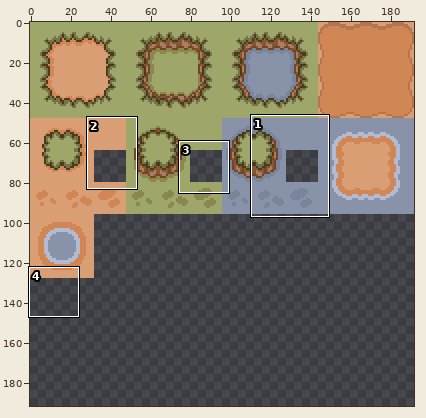
Two states of a pixel-art file, Design/terrains-tileset.aseprite. The first picture is a wide view before the edit; the outline marks the close-up.
Close-up. The starting point:
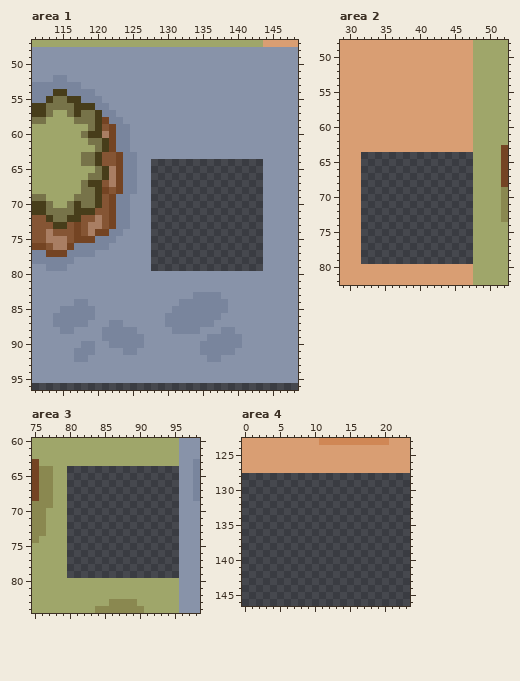
192x192 pixels, 1 frame. Shown: area 1: x 111..148, y 47..96; area 2: x 29..52, y 48..82; area 3: x 75..98, y 60..84; area 4: x 0..23, y 123..146. The commit also changed other parts of the picture, which this record leaves out.
After:
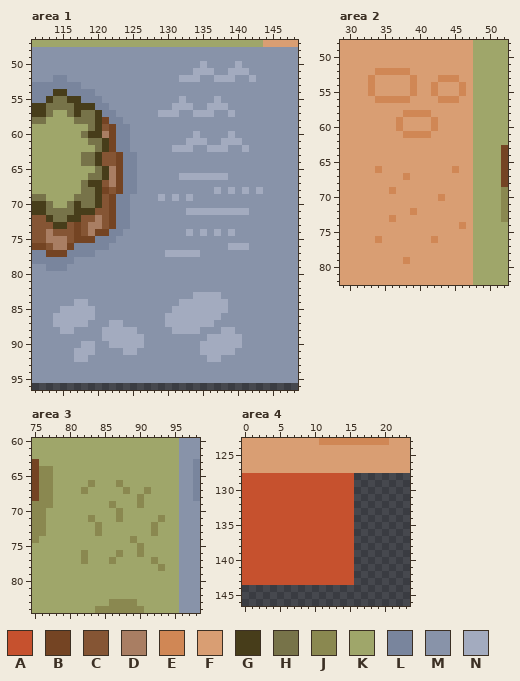
Palette (. is transparent): A #c6512e  B #744423  C #855534  D #a97e63  E #d08755  F #d99e73  G #473d1a  H #777349  J #8a8850  K #9fa66a  L #79859d  M #8893a9  N #a3abbf
Difference:
Area 1:
y 50: x 135 M -> N; x 140 M -> N
y 51: x 134..136 MMM -> NNN; x 139..141 MMM -> NNN
y 52: x 132..134 MMM -> NNN; x 137..139 MMM -> NNN; x 142 M -> N
y 55: x 132 M -> N; x 137 M -> N
y 56: x 131..133 MMM -> NNN; x 136..138 MMM -> NNN
y 57: x 129..131 MMM -> NNN; x 134..136 MMM -> NNN; x 139 M -> N
y 60: x 134 M -> N; x 139 M -> N
y 61: x 133..135 MMM -> NNN; x 138..140 MMM -> NNN
y 62: x 131..133 MMM -> NNN; x 136..138 MMM -> NNN; x 141 M -> N
y 64..65: x 128..143 ................ -> MMMMMMMMMMMMMMMM
y 66: x 128..143 ................ -> MMMMNNNNNNNMMMMM
y 67: x 128..143 ................ -> MMMMMMMMMMMMMMMM
y 68: x 128..143 ................ -> MMMMMMMMMNMNMNMN
y 69: x 128..143 ................ -> MNMNMNMMMMMMMMMM
y 70: x 128..143 ................ -> MMMMMMMMMMMMMMMM
y 71: x 128..143 ................ -> MMMMMNNNNNNNNNMM
y 72..73: x 128..143 ................ -> MMMMMMMMMMMMMMMM
y 74: x 128..143 ................ -> MMMMMNMNMNMNMMMM
y 75: x 128..143 ................ -> MMMMMMMMMMMMMMMM
y 76: x 128..143 ................ -> MMMMMMMMMMMNNNMM
y 77: x 128..143 ................ -> MMNNNNNMMMMMMMMM
y 78..79: x 128..143 ................ -> MMMMMMMMMMMMMMMM
y 83: x 134..137 LLLL -> NNNN
y 84: x 117..118 LL -> NN; x 132..138 LLLLLLL -> NNNNNNN
y 85: x 115..119 LLLLL -> NNNNN; x 131..138 LLLLLLLL -> NNNNNNNN
y 86: x 114..119 LLLLLL -> NNNNNN; x 130..137 LLLLLLLL -> NNNNNNNN
y 87: x 114..118 LLLLL -> NNNNN; x 122..123 LL -> NN; x 130..136 LLLLLLL -> NNNNNNN
y 88: x 115..116 LL -> NN; x 121..125 LLLLL -> NNNNN; x 131..134 LLLL -> NNNN; x 138..139 LL -> NN
y 89: x 121..126 LLLLLL -> NNNNNN; x 136..140 LLLLL -> NNNNN
y 90: x 118..119 LL -> NN; x 122..126 LLLLL -> NNNNN; x 135..140 LLLLLL -> NNNNNN
y 91: x 117..119 LLL -> NNN; x 124..125 LL -> NN; x 135..139 LLLLL -> NNNNN
y 92: x 117..118 LL -> NN; x 136..137 LL -> NN
Area 2:
y 52: x 34..38 FFFFF -> EEEEE
y 53: x 33 F -> E; x 39 F -> E; x 43..45 FFF -> EEE
y 54..55: x 33 F -> E; x 39 F -> E; x 42 F -> E; x 46 F -> E
y 56: x 34..38 FFFFF -> EEEEE; x 43..45 FFF -> EEE
y 58: x 38..41 FFFF -> EEEE
y 59..60: x 37 F -> E; x 42 F -> E
y 61: x 38..41 FFFF -> EEEE
y 64..65: x 32..47 ................ -> FFFFFFFFFFFFFFFF
y 66: x 32..47 ................ -> FFEFFFFFFFFFFEFF
y 67: x 32..47 ................ -> FFFFFFEFFFFFFFFF
y 68: x 32..47 ................ -> FFFFFFFFFFFFFFFF
y 69: x 32..47 ................ -> FFFFEFFFFFFFFFFF
y 70: x 32..47 ................ -> FFFFFFFFFFFEFFFF
y 71: x 32..47 ................ -> FFFFFFFFFFFFFFFF
y 72: x 32..47 ................ -> FFFFFFFEFFFFFFFF
y 73: x 32..47 ................ -> FFFFEFFFFFFFFFFF
y 74: x 32..47 ................ -> FFFFFFFFFFFFFFEF
y 75: x 32..47 ................ -> FFFFFFFFFFFFFFFF
y 76: x 32..47 ................ -> FFEFFFFFFFEFFFFF
y 77..78: x 32..47 ................ -> FFFFFFFFFFFFFFFF
y 79: x 32..47 ................ -> FFFFFFEFFFFFFFFF
Area 3:
y 64..65: x 80..95 ................ -> KKKKKKKKKKKKKKKK
y 66: x 80..95 ................ -> KKKJKKKJKKKKKKKK
y 67: x 80..95 ................ -> KKJKKKKKJKKJKKKK
y 68: x 80..95 ................ -> KKKKKKKKKKJKKKKK
y 69: x 80..95 ................ -> KKKKKKJKKKJKKKKK
y 70: x 80..95 ................ -> KKKKKKKJKKKKKKKK
y 71: x 80..95 ................ -> KKKJKKKJKKKKKJKK
y 72..73: x 80..95 ................ -> KKKKJKKKKKKKJKKK
y 74: x 80..95 ................ -> KKKKKKKKKJKKKKKK
y 75: x 80..95 ................ -> KKKKKKKKKKJKKKKK
y 76: x 80..95 ................ -> KKJKKKKJKKJKKKKK
y 77: x 80..95 ................ -> KKJKKKJKKKKKJKKK
y 78: x 80..95 ................ -> KKKKKKKKKKKKKJKK
y 79: x 80..95 ................ -> KKKKKKKKKKKKKKKK
Area 4:
y 128..143: x 0..15 ................ -> AAAAAAAAAAAAAAAA
